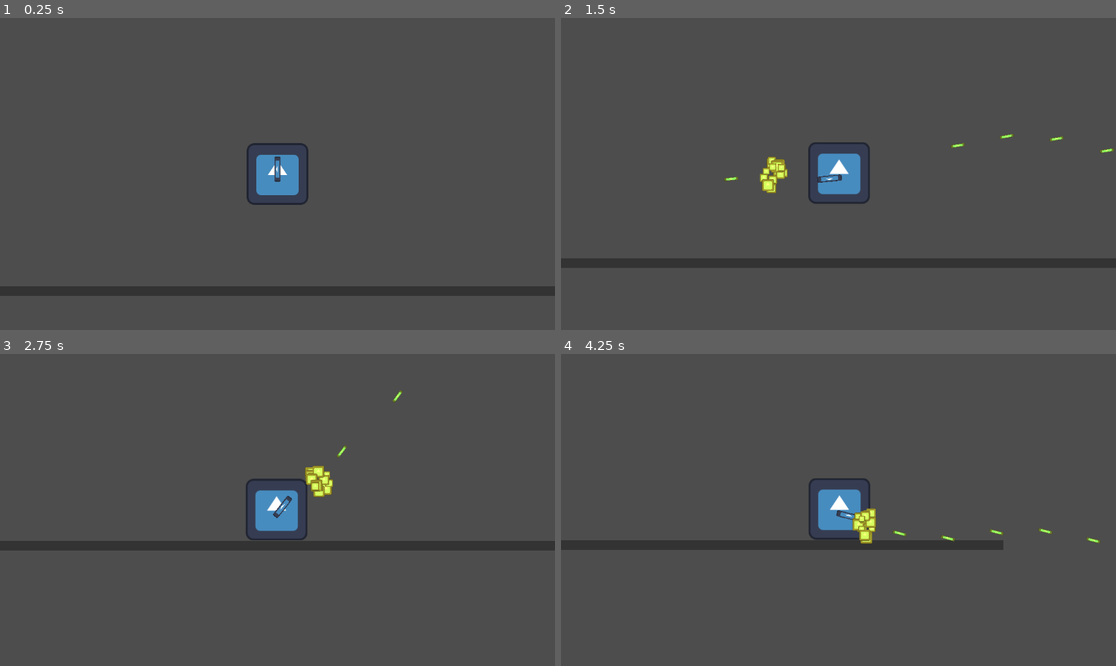
Above: before the commit, frames 1-4 (two rows, left to right).
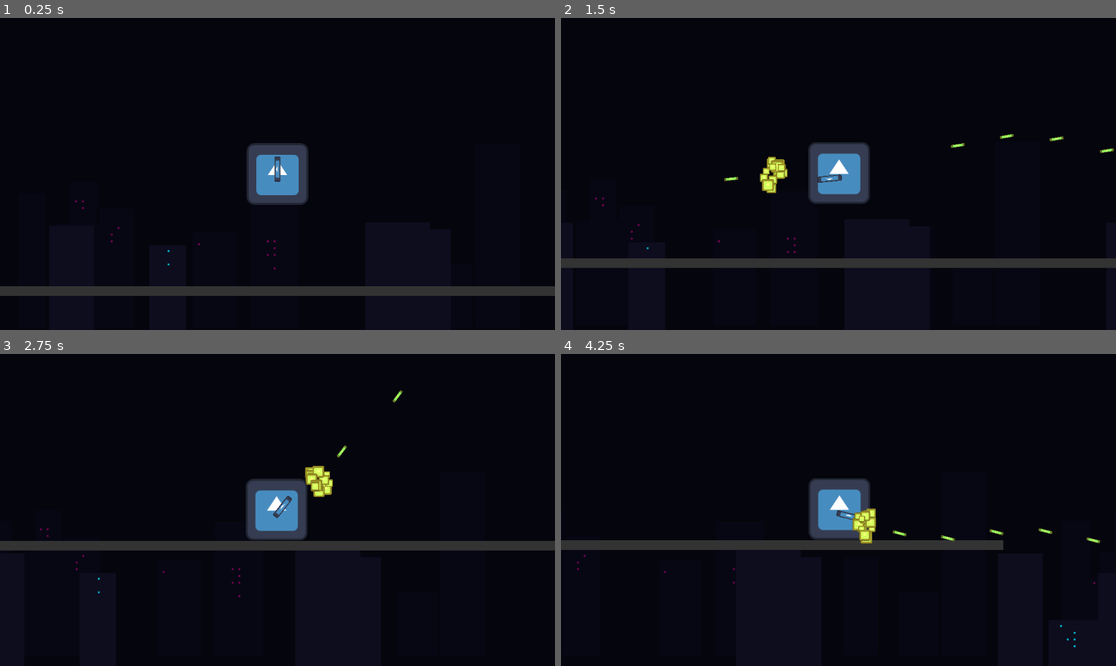
Above: after the commit, the same moments.

Repository: Viet-6/test-pcaF
Game: Godot game, scene res://scenes/levels/test_level.tscn
Two runs of this game, one before a commit and one after it. Both use one fixed random seed, a clock stepped at 60 frames per second and the inputs below. The engine's default icon, where the game draws it, is replaced by a stand-in: a white triangle on a blue panel in a dark square.
Inputs (mouse positions are in pixels of both pictures, inside the frame that each line leads up to):
- Up to frame 1 (0.25 s): no input
- Up to frame 2 (1.5 s): move the mouse to (960, 158) at 0.52 s; press the mouse at (960, 158) at 0.53 s; hold D (move_right) from 0.53 s (still down); tap Space (jump) at 0.77 s; move the mouse to (727, 189) at 1.27 s; release the mouse at (727, 189) at 1.28 s; click (727, 189) at 1.35 s
- Up to frame 3 (2.75 s): tap Space (jump) at 1.52 s; move the mouse to (333, 441) at 2.02 s; release D (move_right) at 2.03 s; press the mouse at (333, 441) at 2.03 s; hold A (move_left) from 2.03 s (still down)
- Up to frame 4 (4.25 s): move the mouse to (810, 572) at 2.77 s; release A (move_left) at 2.78 s; release the mouse at (810, 572) at 2.78 s; hold D (move_right) from 2.78 s (still down); click (810, 572) at 2.85 s; tap Space (jump) at 3.02, 3.77 s; move the mouse to (1005, 556) at 3.52 s; press the mouse at (1005, 556) at 3.53 s

The runs differ from the first frame. In frame 1, 95% of the frame differs, in the area x 0-100%, y 0-100%; in frame 2, 94%; in frame 3, 94%; in frame 4, 95%.

Commit message:
Add background

Diff:
--- /dev/null
+++ b/scenes/levels/background.tscn
@@ -0,0 +1,34 @@
+[gd_scene load_steps=2 format=3]
+
+[ext_resource type="Script" path="res://scripts/city_gen.gd" id="1_city"]
+
+[node name="Background" type="ParallaxBackground"]
+
+[node name="SkyLayer" type="ParallaxLayer" parent="."]
+motion_scale = Vector2(0, 0)
+
+[node name="Sky" type="ColorRect" parent="SkyLayer"]
+offset_right = 1920.0
+offset_bottom = 1080.0
+color = Color(0.02, 0.02, 0.05, 1)
+
+[node name="FarCity" type="ParallaxLayer" parent="."]
+motion_scale = Vector2(0.3, 0.1)
+motion_mirroring = Vector2(1200, 0)
+
+[node name="CityGen" type="Node2D" parent="FarCity"]
+script = ExtResource("1_city")
+building_color = Color(0.03, 0.03, 0.08, 1)
+window_color = Color(0.8, 0.0, 0.5, 0.5)
+density = 20
+
+[node name="MidCity" type="ParallaxLayer" parent="."]
+motion_scale = Vector2(0.6, 0.1)
+motion_mirroring = Vector2(1200, 0)
+
+[node name="CityGen" type="Node2D" parent="MidCity"]
+position = Vector2(0, 100)
+script = ExtResource("1_city")
+building_color = Color(0.05, 0.05, 0.12, 1)
+window_color = Color(0.0, 0.9, 1.0, 0.7)
+density = 10
--- a/scenes/levels/test_level.tscn
+++ b/scenes/levels/test_level.tscn
@@ -3,12 +3,15 @@
 [ext_resource type="PackedScene" path="res://scenes/player/player.tscn" id="1_player"]
 [ext_resource type="Script" path="res://scripts/camera_shake.gd" id="2_camera"]
 [ext_resource type="Script" path="res://scripts/input_setup.gd" id="3_setup"]
+[ext_resource type="PackedScene" path="res://scenes/levels/background.tscn" id="4_bg"]
 
 [sub_resource type="RectangleShape2D" id="RectangleShape2D_1"]
 size = Vector2(2000, 20)
 
 [node name="TestLevel" type="Node2D"]
 script = ExtResource("3_setup")
+
+[node name="Background" parent="." instance=ExtResource("4_bg")]
 
 [node name="Player" parent="." instance=ExtResource("1_player")]
 position = Vector2(576, 324)
--- /dev/null
+++ b/scripts/city_gen.gd
@@ -0,0 +1,44 @@
+extends Node2D
+
+@export var building_color: Color = Color(0.05, 0.05, 0.1)
+@export var window_color: Color = Color(0.0, 0.8, 1.0, 0.8) # Neon Cyan
+@export var density: int = 15
+
+func _ready():
+	_generate_skyline()
+
+func _generate_skyline():
+	var viewport_size = get_viewport_rect().size
+	var width = viewport_size.x * 2 # Make it wider for scrolling
+
+	for i in range(density):
+		var building = ColorRect.new()
+		var b_width = randf_range(50, 150)
+		var b_height = randf_range(100, 400)
+
+		building.size = Vector2(b_width, b_height)
+		building.position = Vector2(randf_range(0, width), viewport_size.y - b_height)
+		building.color = building_color
+
+		add_child(building)
+
+		# Add random "neon" windows
+		if randf() > 0.5:
+			_add_windows(building)
+
+func _add_windows(building):
+	var rows = randi_range(2, 5)
+	var cols = randi_range(2, 4)
+	var win_w = 4
+	var win_h = 4
+	var gap = 10
+
+	for r in range(rows):
+		for c in range(cols):
+			if randf() > 0.3: # Randomly skip windows
+				continue
+			var win = ColorRect.new()
+			win.size = Vector2(win_w, win_h)
+			win.position = Vector2(10 + c * (win_w + gap), 10 + r * (win_h + gap))
+			win.color = window_color
+			building.add_child(win)
--- a/scripts/player.gd
+++ b/scripts/player.gd
@@ -66,5 +66,3 @@
 			$Weapon.shoot()
 
 	move_and_slide()
-	if direction != 0:
-		print("Pos: ", global_position, " Vel: ", velocity)
